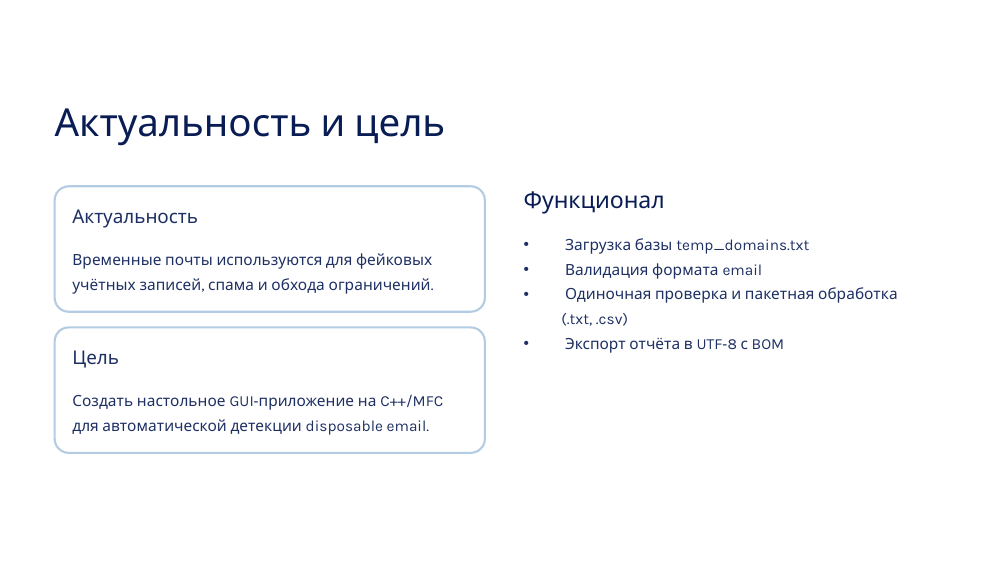
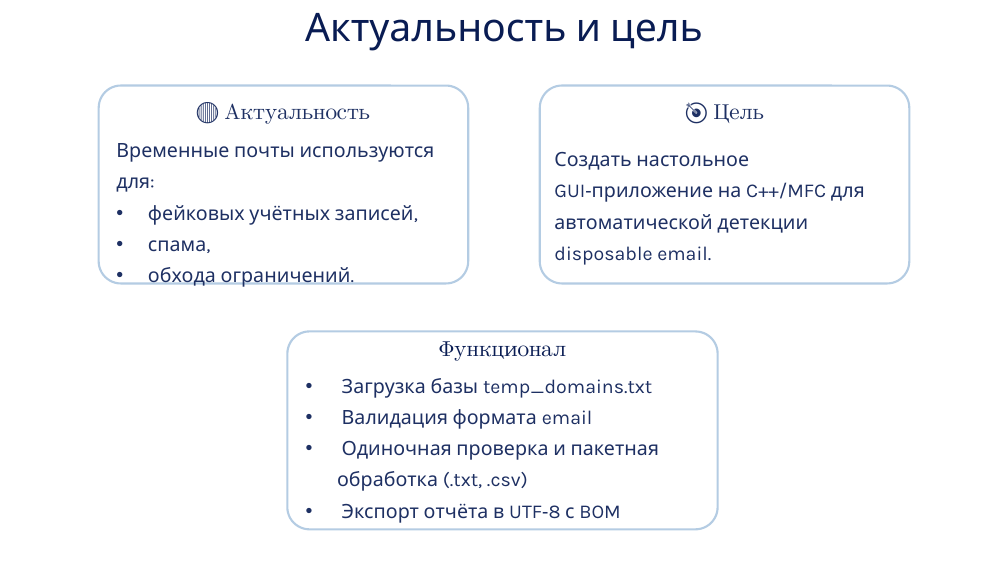
Before and after one commit to timzvorykin/TempMailChecker, a slide deck: slide 2 of Курсач презентация.pptx. Drawn at 1008x567 pixels with LibreOffice and Linux fonts; fonts in the diff are those of the drawing. Boxes give left, top, right and bottom in pixels: in the first picture for what was removed or moved away, otherwise in the second. Text is boxed around its words. In the diff, an @@ line names an element or a change of style, - is before the commit and + after.

```diff
--- a/Курсач презентация.pptx
+++ b/Курсач презентация.pptx
@@ text "Актуальность и цель": place and size @@
-text "Актуальность и цель" at (55,108,445,146)
+text "Актуальность и цель" at (305,13,703,51)
@@ text "Актуальность и цель" at (305,13,703,51): size 27.5 to 28 pt; alignment left to centre @@
@@ rounded rectangle: place and size @@
-rounded rectangle at (54,186,485,312)
+rounded rectangle at (99,86,469,283)
@@ rounded rectangle: place and size @@
-rounded rectangle at (54,328,485,454)
+rounded rectangle at (540,86,910,283)
@@ text at (224,103,370,124): text changed; size 13.5 to 16 pt; bold on @@
-Актуальность
+🔴 Актуальность
@@ text at (713,104,764,123): text changed; size 13.5 to 16 pt; bold on @@
-Цель
+🎯 Цель
@@ text at (116,143,435,287): text changed; size 11 to 14 pt @@
-Временные почты используются для фейковых учётных записей, спама и обхода ограничений.
+Временные почты используются для:
+• фейковых учётных записей,
+• спама,
+• обхода ограничений.
@@ text "Создать настольное GUI‑приложение на C++/MFC ...": place and size @@
-text "Создать настольное GUI‑приложение на C++/MFC ..." at (72,394,443,435)
+text "Создать настольное GUI‑приложение на C++/MFC ..." at (554,152,865,265)
@@ text "Создать настольное GUI‑приложение на C++/MFC ..." at (554,152,865,265): size 11 to 14 pt @@
@@ rounded rectangle added at (287,332,718,529), fill #FFFFFF, outline #B4CCE3 1.5 pt @@
@@ text "Функционал": place and size @@
-text "Функционал" at (524,191,665,214)
+text "Функционал" at (439,341,566,361)
@@ text "Функционал" at (439,341,566,361): size 16.5 to 16 pt, bold on; alignment left to centre @@
@@ text "Загрузка базы temp_domains.txt": place and size @@
-text "Загрузка базы temp_domains.txt" at (561,238,898,353)
+text "Загрузка базы temp_domains.txt" at (337,378,659,523)
@@ text "Загрузка базы temp_domains.txt" at (337,378,659,523): size 11 to 14 pt; indent changed @@
```
Also in this commit, not shown: 6 other slides changed, 2 slides added.
